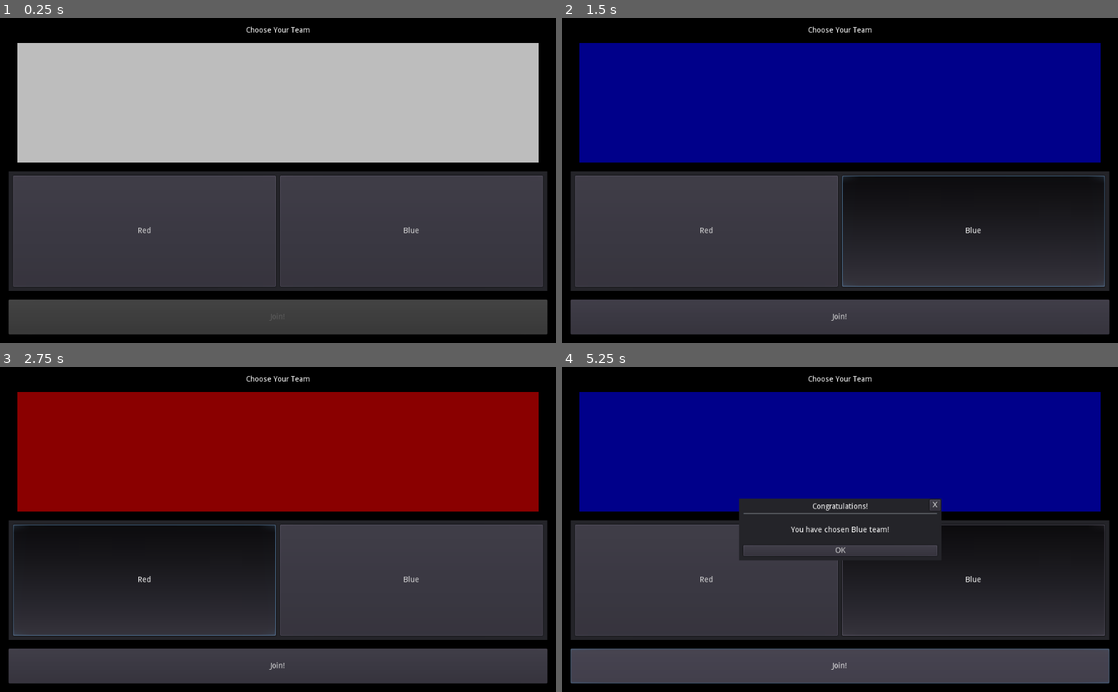
Above: before the commit, frames 1-4 (two rows, left to right).
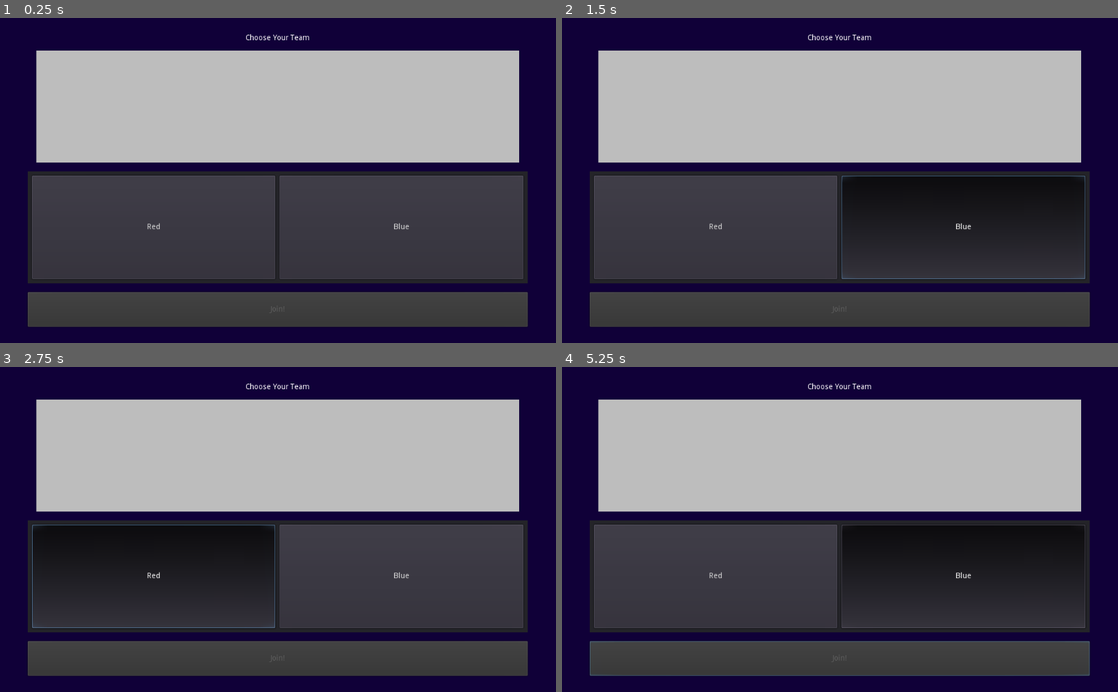
Above: after the commit, the same moments.

Repository: DeerTears/Godot-Control-Node-Extensions
Game: Godot game, scene res://examples/team_select_screen/team_select_screen.tscn
Same seed, same stepped clock (60 frames per second), same inputs: the game is played once before the commit and once after it.
Inputs (mouse positions are in pixels of both pictures, inside the frame that each line leads up to):
- Up to frame 1 (0.25 s): no input
- Up to frame 2 (1.5 s): click "Red" at 0.5 s; click "Blue" at 1.25 s
- Up to frame 3 (2.75 s): click "Red" at 2 s
- Up to frame 4 (5.25 s): click "Blue" at 2.75 s; click "Red" at 3.5 s; click "Blue" at 4.25 s; click (840, 666) at 5 s, where only the run before the commit has a clickable "Join!"

The runs differ from the first frame. In frame 1, 32% of the frame differs, in the area x 0-100%, y 0-100%; in frame 2, 62%; in frame 3, 62%; in frame 4, 65%.

Commit message:
lots of stuff, refactoring and adding weird shaders

Diff:
--- a/examples/cardstack/card.gd
+++ b/examples/cardstack/card.gd
@@ -74,3 +74,13 @@
 
 			name_label.text = "GRASS"
 			desc_label.text = "is grass."
+
+
+
+func _on_Card_mouse_entered():
+	$Ping.emitting = true
+	$Magic.emitting = true
+
+func _on_Card_mouse_exited():
+	$Magic.emitting = false
+	$Ping.emitting = false
--- a/examples/cardstack/card.tscn
+++ b/examples/cardstack/card.tscn
@@ -1,8 +1,18 @@
-[gd_scene load_steps=6 format=2]
+[gd_scene load_steps=15 format=2]
 
 [ext_resource path="res://icon.png" type="Texture" id=1]
 [ext_resource path="res://examples/cardstack/card.gd" type="Script" id=2]
 [ext_resource path="res://examples/cardstack/styleboxes/fire.stylebox" type="StyleBox" id=3]
+[ext_resource path="res://examples/cardstack/shaders/spotlight_6.png" type="Texture" id=4]
+
+[sub_resource type="DynamicFontData" id=6]
+font_path = "res://examples/cardstack/fonts/src/TitilliumWeb-SemiBold.ttf"
+
+[sub_resource type="DynamicFont" id=7]
+font_data = SubResource( 6 )
+
+[sub_resource type="Theme" id=8]
+default_font = SubResource( 7 )
 
 [sub_resource type="StyleBoxFlat" id=1]
 bg_color = Color( 1, 1, 1, 1 )
@@ -20,21 +30,75 @@
 shadow_offset = Vector2( 4, 4 )
 anti_aliasing = false
 
-[sub_resource type="ParticlesMaterial" id=2]
-flag_disable_z = true
-gravity = Vector3( 0, 98, 0 )
-orbit_velocity = 0.0
-orbit_velocity_random = 0.0
+[sub_resource type="Curve" id=3]
+_data = [ Vector2( 0, 0.279545 ), 0.0, 3.18545, 0, 0, Vector2( 0.899543, 1 ), -0.0829545, -0.0829545, 0, 0, Vector2( 1, 0 ), 0.0, 0.0, 0, 0 ]
+
+[sub_resource type="Gradient" id=2]
+offsets = PoolRealArray( 0, 0.780612, 1 )
+colors = PoolColorArray( 0, 0.952941, 1, 1, 0.784314, 0.988235, 1, 1, 0.898039, 0.996078, 1, 0 )
+
+[sub_resource type="Shader" id=9]
+code = "shader_type canvas_item;
+
+uniform vec4 color1: hint_color;
+uniform vec4 color2: hint_color;
+
+void fragment() {
+	vec2 st = UV;
+	float mixValue = distance(st,vec2(0,1));
+	vec4 color = mix(color1,color2,mixValue);
+	COLOR = color;
+}"
+custom_defines = ""
+
+[sub_resource type="ShaderMaterial" id=10]
+shader = SubResource( 9 )
+shader_param/color1 = Color( 1, 0.105882, 0.105882, 1 )
+shader_param/color2 = Color( 0.364706, 0.0980392, 0.0980392, 1 )
+
+[sub_resource type="Curve" id=4]
+max_value = 100.0
+_data = [ Vector2( 0, 0 ), 0.0, 1.91387, 0, 0, Vector2( 1, 100 ), -2.14158e-05, 0.0, 0, 0 ]
+
+[sub_resource type="Curve" id=5]
+_data = [ Vector2( 0, 0 ), 0.0, 0.0, 0, 0, Vector2( 0.225, 1 ), -0.16408, -0.16408, 0, 0, Vector2( 1, 0 ), -3.45454, 0.0, 0, 0 ]
 
 [node name="Card" type="Panel"]
-margin_right = 160.0
-margin_bottom = 224.0
+margin_right = 224.0
+margin_bottom = 288.0
 rect_min_size = Vector2( 224, 288 )
+theme = SubResource( 8 )
 custom_styles/panel = SubResource( 1 )
 script = ExtResource( 2 )
 __meta__ = {
+"_edit_group_": true,
 "_edit_use_anchors_": false
 }
+
+[node name="Magic" type="CPUParticles2D" parent="."]
+show_behind_parent = true
+position = Vector2( 112, 144 )
+emitting = false
+amount = 80
+lifetime = 1.8
+explosiveness = 0.7
+texture = ExtResource( 4 )
+emission_shape = 4
+emission_points = PoolVector2Array( -90, -140, -90, 140, 90, -140, 90, 140 )
+emission_normals = PoolVector2Array( 100, 0, 0, -130, 0, 130, -100, 0 )
+emission_colors = PoolColorArray(  )
+direction = Vector2( 0, 1 )
+spread = 0.0
+gravity = Vector2( 0, 0 )
+orbit_velocity = 0.4
+orbit_velocity_random = 0.9
+angle = 360.0
+angle_random = 1.0
+scale_amount = 2.0
+scale_amount_curve = SubResource( 3 )
+color_ramp = SubResource( 2 )
+hue_variation = -0.15
+hue_variation_random = 0.08
 
 [node name="MarginContainer" type="MarginContainer" parent="."]
 anchor_right = 1.0
@@ -49,6 +113,7 @@
 }
 
 [node name="Panel" type="Panel" parent="MarginContainer"]
+material = SubResource( 10 )
 margin_left = 16.0
 margin_top = 16.0
 margin_right = 208.0
@@ -77,7 +142,7 @@
 
 [node name="Name" type="Label" parent="MarginContainer/MarginContainer/VBoxContainer"]
 margin_right = 176.0
-margin_bottom = 14.0
+margin_bottom = 26.0
 size_flags_vertical = 1
 text = "THIS CARD"
 align = 1
@@ -85,24 +150,24 @@
 autowrap = true
 
 [node name="TextureRect" type="TextureRect" parent="MarginContainer/MarginContainer/VBoxContainer"]
-margin_top = 20.0
-margin_right = 176.0
-margin_bottom = 84.0
+margin_top = 32.0
+margin_right = 176.0
+margin_bottom = 96.0
 mouse_filter = 2
 texture = ExtResource( 1 )
 stretch_mode = 7
 
 [node name="Description" type="Label" parent="MarginContainer/MarginContainer/VBoxContainer"]
-margin_top = 90.0
-margin_right = 176.0
-margin_bottom = 190.0
+margin_top = 102.0
+margin_right = 176.0
+margin_bottom = 178.0
 size_flags_horizontal = 3
 size_flags_vertical = 3
 text = "DOES DAMAGE"
 autowrap = true
 
 [node name="Semantics" type="HBoxContainer" parent="MarginContainer/MarginContainer/VBoxContainer"]
-margin_top = 196.0
+margin_top = 184.0
 margin_right = 176.0
 margin_bottom = 210.0
 rect_min_size = Vector2( 0, 14 )
@@ -112,7 +177,7 @@
 
 [node name="HP" type="Label" parent="MarginContainer/MarginContainer/VBoxContainer/Semantics"]
 margin_right = 86.0
-margin_bottom = 14.0
+margin_bottom = 26.0
 size_flags_horizontal = 3
 size_flags_vertical = 1
 text = "HP"
@@ -123,7 +188,7 @@
 [node name="DMG" type="Label" parent="MarginContainer/MarginContainer/VBoxContainer/Semantics"]
 margin_left = 90.0
 margin_right = 176.0
-margin_bottom = 14.0
+margin_bottom = 26.0
 size_flags_horizontal = 3
 size_flags_vertical = 1
 text = "DMG"
@@ -155,7 +220,20 @@
 bbcode_enabled = true
 scroll_active = false
 
-[node name="Magic" type="Particles2D" parent="."]
+[node name="Ping" type="CPUParticles2D" parent="."]
 position = Vector2( 112, 144 )
-process_material = SubResource( 2 )
-texture = ExtResource( 1 )
+emitting = false
+amount = 64
+lifetime = 1.2
+explosiveness = 1.0
+emission_shape = 4
+emission_points = PoolVector2Array( -110, -140, 0, -140, 110, -140, 110, 0, 110, 140, 0, 140, -110, 140, -110, 0 )
+emission_normals = PoolVector2Array( -60, -60, 0, -70, 60, -60, 70, 0, 60, 60, 0, 70, -60, 60, -70, 0 )
+emission_colors = PoolColorArray(  )
+gravity = Vector2( 0, 0 )
+radial_accel = -25.0
+damping_curve = SubResource( 4 )
+scale_amount = 20.0
+scale_amount_curve = SubResource( 5 )
+[connection signal="mouse_entered" from="." to="." method="_on_Card_mouse_entered"]
+[connection signal="mouse_exited" from="." to="." method="_on_Card_mouse_exited"]
--- a/examples/cardstack/cardstack.tscn
+++ b/examples/cardstack/cardstack.tscn
@@ -1,7 +1,8 @@
 [gd_scene load_steps=3 format=2]
 
-[ext_resource path="res://extension_scenes/diagonalcontainer/diagonalcontainer.tscn" type="PackedScene" id=1]
+[ext_resource path="res://extension_scenes/diagonalcontainer/DiagonalContainer.tscn" type="PackedScene" id=1]
 [ext_resource path="res://examples/cardstack/card.tscn" type="PackedScene" id=2]
+
 
 [node name="Cardstack" type="Control"]
 anchor_right = 1.0
--- a/examples/team_select_screen/team_select_screen.tscn
+++ b/examples/team_select_screen/team_select_screen.tscn
@@ -1,12 +1,13 @@
-[gd_scene load_steps=6 format=2]
+[gd_scene load_steps=7 format=2]
 
 [ext_resource path="res://examples/team_select_screen/team_select_screen.gd" type="Script" id=1]
 [ext_resource path="res://examples/team_select_screen/notice_popup.gd" type="Script" id=2]
-[ext_resource path="res://extension_scenes/hradiobutton/hradio.tscn" type="PackedScene" id=3]
+[ext_resource path="res://extension_scenes/hradiobutton/HRadio.tscn" type="PackedScene" id=3]
 [ext_resource path="res://examples/team_select_screen/teampicker.gd" type="Script" id=4]
+[ext_resource path="res://extension_scenes/percentmargincontainer/percentmargincontainer.gd" type="Script" id=5]
 
 [sub_resource type="StyleBoxFlat" id=1]
-bg_color = Color( 0, 0, 0, 1 )
+bg_color = Color( 0.0666667, 0, 0.223529, 1 )
 
 [node name="TeamSelectScreen" type="Control"]
 anchor_right = 1.0
@@ -24,22 +25,30 @@
 "_edit_use_anchors_": false
 }
 
-[node name="Margin" type="MarginContainer" parent="."]
+[node name="Margin" type="Container" parent="."]
 anchor_right = 1.0
 anchor_bottom = 1.0
-custom_constants/margin_right = 16
-custom_constants/margin_top = 16
-custom_constants/margin_left = 16
-custom_constants/margin_bottom = 16
+script = ExtResource( 5 )
 __meta__ = {
+"_edit_group_": true,
 "_edit_use_anchors_": false
+}
+horizontal_margin = 0.9
+vertical_margin = 0.9
+individual_margins = {
+"Bottom": 0.9,
+"Left": 0.9,
+"Right": 0.9,
+"Top": 0.9
 }
 
 [node name="TeamPicker" type="VBoxContainer" parent="Margin"]
-margin_left = 16.0
-margin_top = 16.0
-margin_right = 1008.0
-margin_bottom = 584.0
+anchor_right = 1.0
+anchor_bottom = 1.0
+margin_left = 51.2
+margin_top = 30.0
+margin_right = -51.2
+margin_bottom = -30.0
 custom_constants/separation = 16
 script = ExtResource( 4 )
 __meta__ = {
@@ -47,7 +56,7 @@
 }
 
 [node name="Label" type="Label" parent="Margin/TeamPicker"]
-margin_right = 992.0
+margin_right = 921.0
 margin_bottom = 14.0
 text = "Choose Your Team"
 align = 1
@@ -58,16 +67,16 @@
 
 [node name="Margin" type="MarginContainer" parent="Margin/TeamPicker"]
 margin_top = 30.0
-margin_right = 992.0
-margin_bottom = 251.0
+margin_right = 921.0
+margin_bottom = 237.0
 size_flags_vertical = 3
 custom_constants/margin_right = 16
 custom_constants/margin_left = 16
 
 [node name="Flag" type="ColorRect" parent="Margin/TeamPicker/Margin"]
 margin_left = 16.0
-margin_right = 976.0
-margin_bottom = 221.0
+margin_right = 905.0
+margin_bottom = 207.0
 size_flags_horizontal = 3
 size_flags_vertical = 3
 color = Color( 0.75, 0.75, 0.75, 1 )
@@ -76,16 +85,16 @@
 }
 
 [node name="HRadio" parent="Margin/TeamPicker" instance=ExtResource( 3 )]
-margin_top = 267.0
-margin_right = 992.0
-margin_bottom = 488.0
+margin_top = 253.0
+margin_right = 921.0
+margin_bottom = 460.0
 size_flags_vertical = 3
 choices = [ "Red", "Blue" ]
 
 [node name="Join" type="Button" parent="Margin/TeamPicker"]
-margin_top = 504.0
-margin_right = 992.0
-margin_bottom = 568.0
+margin_top = 476.0
+margin_right = 921.0
+margin_bottom = 540.0
 rect_min_size = Vector2( 0, 64 )
 text = "Join!"
 
@@ -162,7 +171,6 @@
 "_edit_use_anchors_": false
 }
 [connection signal="attempt_join" from="Margin/TeamPicker" to="." method="_on_TeamPicker_attempt_join"]
-[connection signal="choice" from="Margin/TeamPicker/HRadio" to="Margin/TeamPicker" method="_on_HRadio_choice"]
 [connection signal="pressed" from="Margin/TeamPicker/Join" to="Margin/TeamPicker" method="_on_Join_pressed"]
 [connection signal="pressed" from="NoticePopup/MarginContainer/VBoxContainer/Close" to="NoticePopup" method="hide"]
 [connection signal="pressed" from="NoticePopup/X" to="NoticePopup" method="hide"]
--- /dev/null
+++ b/extension_scenes/HSplitPercent/HSplitPercent.gd
@@ -0,0 +1,10 @@
+tool
+
+extends HSplitContainer
+
+export (float, 0.0, 1.0, 0.001) var split_percent = 0.0 setget edit_split_percent
+
+func edit_split_percent(amount:float):
+	split_percent = amount
+	var movement = lerp(0.0, rect_size.x, amount)
+	split_offset = movement
--- /dev/null
+++ b/extension_scenes/HSplitPercent/HSplitPercent.tscn
@@ -0,0 +1,11 @@
+[gd_scene load_steps=2 format=2]
+
+[ext_resource path="res://extension_scenes/HSplitPercent/HSplitPercent.gd" type="Script" id=1]
+
+[node name="HSplitPercent" type="HSplitContainer"]
+margin_right = 32.0
+margin_bottom = 32.0
+script = ExtResource( 1 )
+__meta__ = {
+"_edit_use_anchors_": false
+}
--- a/extension_scenes/circlecontainer/circlecontainer.gd
+++ /dev/null
@@ -1,10 +0,0 @@
-extends Container
-
-export var steps: int = 2
-
-func _ready():
-	var center = rect_size/2
-	var divisions = get_child_count()
-	var step = rect_size / divisions
-	for i in get_child_count():
-		get_child(i).rect_position = step * i
--- a/extension_scenes/circlecontainer/circlecontainer.tscn
+++ /dev/null
@@ -1,36 +0,0 @@
-[gd_scene load_steps=2 format=2]
-
-[ext_resource path="res://extension_scenes/circlecontainer/circlecontainer.gd" type="Script" id=1]
-
-[node name="CircleContainer" type="Container"]
-margin_right = 220.0
-margin_bottom = 205.0
-script = ExtResource( 1 )
-__meta__ = {
-"_edit_use_anchors_": false
-}
-
-[node name="ColorRect" type="ColorRect" parent="."]
-margin_right = 32.0
-margin_bottom = 32.0
-rect_min_size = Vector2( 32, 32 )
-
-[node name="ColorRect2" type="ColorRect" parent="."]
-margin_right = 32.0
-margin_bottom = 32.0
-rect_min_size = Vector2( 32, 32 )
-
-[node name="ColorRect3" type="ColorRect" parent="."]
-margin_right = 32.0
-margin_bottom = 32.0
-rect_min_size = Vector2( 32, 32 )
-
-[node name="ColorRect4" type="ColorRect" parent="."]
-margin_right = 32.0
-margin_bottom = 32.0
-rect_min_size = Vector2( 32, 32 )
-
-[node name="ColorRect5" type="ColorRect" parent="."]
-margin_right = 32.0
-margin_bottom = 32.0
-rect_min_size = Vector2( 32, 32 )
--- a/extension_scenes/diagonalcontainer/diagonalcontainer.tscn
+++ b/extension_scenes/diagonalcontainer/diagonalcontainer.tscn
@@ -1,6 +1,7 @@
 [gd_scene load_steps=2 format=2]
 
-[ext_resource path="res://extension_scenes/diagonalcontainer/diagonalcontainer.gd" type="Script" id=1]
+[ext_resource path="res://extension_scenes/diagonalcontainer/DiagonalContainer.gd" type="Script" id=1]
+
 
 [node name="DiagonalContainer" type="Container"]
 anchor_right = 1.0
--- a/extension_scenes/hradiobutton/hradio.tscn
+++ b/extension_scenes/hradiobutton/hradio.tscn
@@ -1,6 +1,6 @@
 [gd_scene load_steps=2 format=2]
 
-[ext_resource path="res://extension_scenes/hradiobutton/hradio.gd" type="Script" id=1]
+[ext_resource path="res://extension_scenes/hradiobutton/HRadio.gd" type="Script" id=1]
 
 [node name="HRadio" type="Panel"]
 margin_right = 333.0
--- a/extension_scenes/percentmargincontainer/percentmargincontainer.gd
+++ b/extension_scenes/percentmargincontainer/percentmargincontainer.gd
@@ -1,28 +1,20 @@
 tool
-
 extends Container
+class_name PercentMarginContainer
 
 export (float, 0.0, 1.0, 0.001) var horizontal_margin = 1.0 setget edit_horizontal_margin
 export (float, 0.0, 1.0, 0.001) var vertical_margin = 1.0 setget edit_vertical_margin
 
 export var use_individual_margins: bool = false setget edit_use_indie_margins
-
 export var individual_margins: Dictionary = {
-	"Left":1.0,
-	"Right":1.0,
-	"Top":1.0,
-	"Bottom":1.0,
+	"Left":		1.0,
+	"Right":	1.0,
+	"Top":		1.0,
+	"Bottom":	1.0,
 } setget edit_individual_margins
 
-enum editing {
-	H,
-	V,
-	NONE,
-}
-var currently_editing: int = editing.H # to allow h or v to be adjusted without overwriting the other's individual margins
-
-func _ready():
-	print(individual_margins)
+enum editing {H, V, NONE,}
+var currently_editing: int = editing.H
 
 func edit_horizontal_margin(input:float):
 	horizontal_margin = input
@@ -34,9 +26,9 @@
 	currently_editing = editing.V
 	_on_sort_children()
 
-func edit_use_indie_margins(edit:bool):
-	use_individual_margins = edit
-	if edit:
+func edit_use_indie_margins(input:bool):
+	use_individual_margins = input
+	if input:
 		edit_individual_margins(individual_margins)
 	else:
 		_on_sort_children()
@@ -63,7 +55,7 @@
 		continue
 
 func _on_sort_children():
-	if use_individual_margins:
+	if use_individual_margins == true:
 		return
 	var child_count = get_child_count()
 	for i in child_count:
@@ -80,6 +72,8 @@
 
 func update_individual_margins():
 	match currently_editing:
+		editing.NONE:
+			return
 		editing.H:
 			individual_margins["Left"] = horizontal_margin
 			individual_margins["Right"] = horizontal_margin
--- a/extension_scenes/percentmargincontainer/percentmargincontainer.tscn
+++ b/extension_scenes/percentmargincontainer/percentmargincontainer.tscn
@@ -1,157 +1,21 @@
-[gd_scene load_steps=3 format=2]
+[gd_scene load_steps=2 format=2]
 
 [ext_resource path="res://extension_scenes/percentmargincontainer/percentmargincontainer.gd" type="Script" id=1]
-[ext_resource path="res://icon.png" type="Texture" id=2]
 
-[node name="Control" type="Control"]
+[node name="PercentMarginContainer" type="Container"]
 anchor_right = 1.0
 anchor_bottom = 1.0
-__meta__ = {
-"_edit_lock_": true
-}
-
-[node name="PercentMarginContainer" type="Container" parent="."]
-anchor_right = 1.0
-anchor_bottom = 1.0
-margin_top = 49.0
-margin_right = -74.0
-margin_bottom = 68.0
+margin_right = -992.0
+margin_bottom = -568.0
 script = ExtResource( 1 )
 __meta__ = {
 "_edit_group_": true,
 "_edit_use_anchors_": false
 }
-horizontal_margin = 0.899
-vertical_margin = 0.741
 individual_margins = {
-"Bottom": 0.741,
-"Left": 0.899,
-"Right": 0.899,
-"Top": 0.741
+"Bottom": 0.9,
+"Left": 0.9,
+"Right": 0.9,
+"Top": 0.9
 }
-
-[node name="ColorRect4" type="ColorRect" parent="PercentMarginContainer"]
-anchor_right = 1.0
-anchor_bottom = 1.0
-margin_left = 47.975
-margin_top = 80.1605
-margin_right = -47.975
-margin_bottom = -80.1605
-color = Color( 0, 0, 1, 0.313726 )
-
-[node name="TextureRect" type="TextureRect" parent="PercentMarginContainer/ColorRect4"]
-anchor_right = 1.0
-anchor_bottom = 1.0
-rect_min_size = Vector2( 16, 0 )
-texture = ExtResource( 2 )
-expand = true
-stretch_mode = 1
-__meta__ = {
-"_edit_use_anchors_": false
-}
-
-[node name="ColorRect" type="ColorRect" parent="PercentMarginContainer"]
-anchor_right = 1.0
-anchor_bottom = 1.0
-margin_left = 47.975
-margin_top = 80.1605
-margin_right = -47.975
-margin_bottom = -80.1605
-color = Color( 1, 0, 0, 0.313726 )
-
-[node name="TextureRect" type="TextureRect" parent="PercentMarginContainer/ColorRect"]
-anchor_right = 1.0
-anchor_bottom = 1.0
-rect_min_size = Vector2( 16, 0 )
-texture = ExtResource( 2 )
-expand = true
-stretch_mode = 4
-__meta__ = {
-"_edit_use_anchors_": false
-}
-
-[node name="ColorRect2" type="ColorRect" parent="PercentMarginContainer"]
-visible = false
-anchor_right = 1.0
-anchor_bottom = 1.0
-margin_left = 47.975
-margin_top = 80.1605
-margin_right = -47.975
-margin_bottom = -80.1605
-
-[node name="ColorRect3" type="ColorRect" parent="PercentMarginContainer"]
-visible = false
-anchor_right = 1.0
-anchor_bottom = 1.0
-margin_left = 47.975
-margin_top = 80.1605
-margin_right = -47.975
-margin_bottom = -80.1605
-
-[node name="VBoxContainer" type="VBoxContainer" parent="PercentMarginContainer"]
-visible = false
-anchor_right = 1.0
-anchor_bottom = 1.0
-margin_left = 47.975
-margin_top = 80.1605
-margin_right = -47.975
-margin_bottom = -80.1605
-custom_constants/separation = 14
-
-[node name="ColorRect" type="ColorRect" parent="PercentMarginContainer/VBoxContainer"]
-margin_right = 460.0
-margin_bottom = 16.0
-rect_min_size = Vector2( 16, 16 )
-color = Color( 0.027451, 0.27451, 0.792157, 1 )
-
-[node name="ColorRect2" type="ColorRect" parent="PercentMarginContainer/VBoxContainer"]
-margin_top = 30.0
-margin_right = 460.0
-margin_bottom = 46.0
-rect_min_size = Vector2( 16, 16 )
-color = Color( 0.027451, 0.27451, 0.792157, 1 )
-
-[node name="ColorRect3" type="ColorRect" parent="PercentMarginContainer/VBoxContainer"]
-margin_top = 60.0
-margin_right = 460.0
-margin_bottom = 76.0
-rect_min_size = Vector2( 16, 16 )
-color = Color( 0.027451, 0.27451, 0.792157, 1 )
-
-[node name="ColorRect4" type="ColorRect" parent="PercentMarginContainer/VBoxContainer"]
-margin_top = 90.0
-margin_right = 460.0
-margin_bottom = 106.0
-rect_min_size = Vector2( 16, 16 )
-color = Color( 0.027451, 0.27451, 0.792157, 1 )
-
-[node name="ColorRect5" type="ColorRect" parent="PercentMarginContainer/VBoxContainer"]
-margin_top = 120.0
-margin_right = 460.0
-margin_bottom = 136.0
-rect_min_size = Vector2( 16, 16 )
-color = Color( 0.027451, 0.27451, 0.792157, 1 )
-
-[node name="ColorRect6" type="ColorRect" parent="PercentMarginContainer/VBoxContainer"]
-margin_top = 150.0
-margin_right = 460.0
-margin_bottom = 166.0
-rect_min_size = Vector2( 16, 16 )
-color = Color( 0.027451, 0.27451, 0.792157, 1 )
-
-[node name="ColorRect7" type="ColorRect" parent="PercentMarginContainer/VBoxContainer"]
-margin_top = 180.0
-margin_right = 460.0
-margin_bottom = 196.0
-rect_min_size = Vector2( 16, 16 )
-color = Color( 0.027451, 0.27451, 0.792157, 1 )
-
-[node name="ColorRect8" type="ColorRect" parent="PercentMarginContainer/VBoxContainer"]
-margin_top = 210.0
-margin_right = 460.0
-margin_bottom = 226.0
-rect_min_size = Vector2( 16, 16 )
-color = Color( 0.027451, 0.27451, 0.792157, 1 )
-
-[node name="Reader" type="Label" parent="."]
-[connection signal="sort_children" from="PercentMarginContainer" to="PercentMarginContainer" method="_on_sort_children"]
+[connection signal="sort_children" from="." to="." method="_on_sort_children"]
--- a/project.godot
+++ b/project.godot
@@ -12,7 +12,12 @@
 "base": "Panel",
 "class": "HRadioButton",
 "language": "GDScript",
-"path": "res://extension_scenes/hradiobutton/hradio.gd"
+"path": "res://extension_scenes/hradiobutton/HRadio.gd"
+}, {
+"base": "Container",
+"class": "PercentMarginContainer",
+"language": "GDScript",
+"path": "res://extension_scenes/percentmargincontainer/percentmargincontainer.gd"
 }, {
 "base": "Panel",
 "class": "VRadioButton",
@@ -21,6 +26,7 @@
 } ]
 _global_script_class_icons={
 "HRadioButton": "",
+"PercentMarginContainer": "",
 "VRadioButton": ""
 }
 
Binary file added: examples/cardstack/fonts/src/TitilliumWeb-SemiBold.ttf
Binary file added: examples/cardstack/shaders/spirals2.png
Not shown, added: examples/cardstack/shaders/spirals2.png.import
Binary file added: examples/cardstack/shaders/spotlight_6.png
Not shown, added: examples/cardstack/shaders/spotlight_6.png.import
